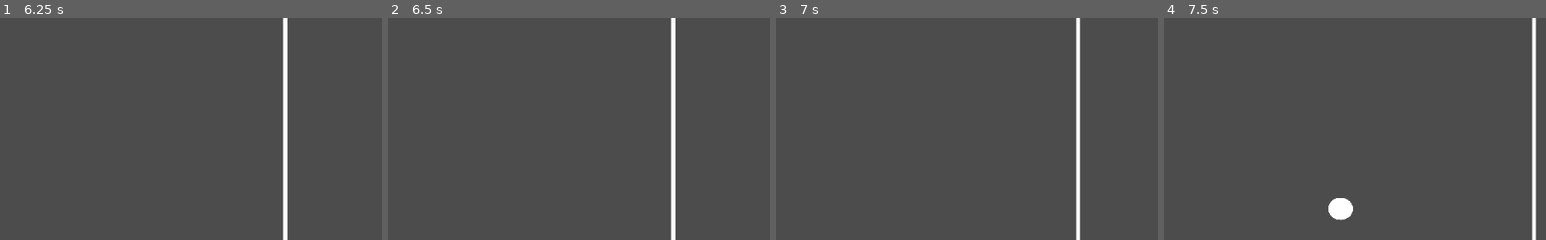
Above: before the commit, frames 1-4 (left to right).
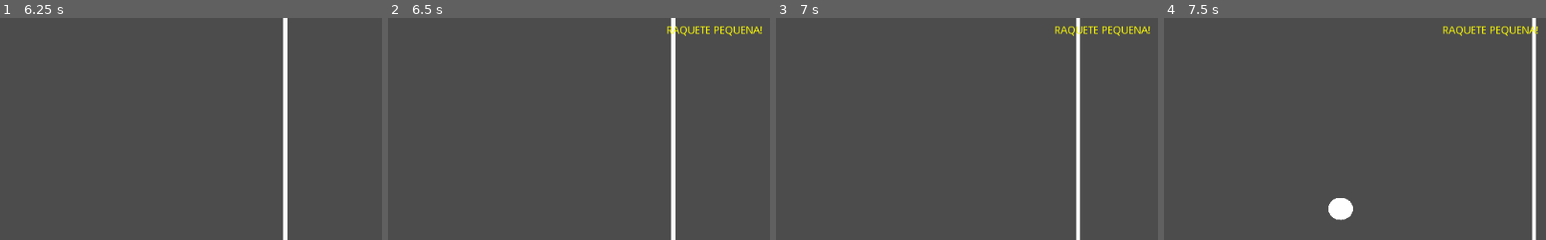
Above: after the commit, the same moments.

Repository: cebuliski/RevoltaDoPong
Game: Godot game, scene res://Jogo.tscn
The game is run twice, just before and just after one commit, with the same random seed, the same clock (stepped at 60 frames per second) and the same inputs.
Inputs:
- Up to frame 1 (6.25 s): hold Up (ui_up) 0.53-1.28 s; hold Down (ui_down) 1.28-2 s; click "REINICIAR" at 2 s; hold Up (ui_up) 2.78-4.28 s; hold Down (ui_down) from 4.28 s (still down)
- Up to frame 2 (6.5 s): keep holding Down (ui_down)
- Up to frame 3 (7 s): release Down (ui_down) at 6.53 s; hold Up (ui_up) from 6.53 s (still down)
- Up to frame 4 (7.5 s): keep holding Up (ui_up)
The pictures show only the part of the screen within x 7-57%, y 10-60%; the shares and areas given below are measured in that part.

Frame 1 is identical in both runs. In frame 2, 0.5% of the frame differs, in the area x 73-98%, y 3-9%; in frame 3, 0.5%; in frame 4, 0.5%.

Commit message:
chore: build

Diff:
--- a/Bola.tscn
+++ b/Bola.tscn
@@ -11,7 +11,6 @@
 Tiro = ExtResource( 2 )
 
 [node name="CorpoBola" type="KinematicBody2D" parent="."]
-collision_layer = 1
 collision_mask = 6
 
 [node name="Camera2D" type="Camera2D" parent="CorpoBola"]
--- a/Jogo.tscn
+++ b/Jogo.tscn
@@ -162,6 +162,22 @@
 [node name="Bola" parent="." instance=ExtResource( 3 )]
 position = Vector2( 512, 300 )
 
+[node name="BonusUI" type="CanvasLayer" parent="."]
+
+[node name="LabelBonus" type="Label" parent="BonusUI"]
+visible = false
+anchor_left = 0.5
+anchor_top = 0.1
+anchor_right = 0.5
+anchor_bottom = 0.1
+margin_left = -150.0
+margin_right = 150.0
+margin_bottom = 40.0
+custom_colors/font_color = Color( 1, 1, 0, 1 )
+text = "BÔNUS ATIVO!"
+align = 1
+valign = 1
+
 [node name="GameOverUI" type="CanvasLayer" parent="."]
 pause_mode = 2
 
